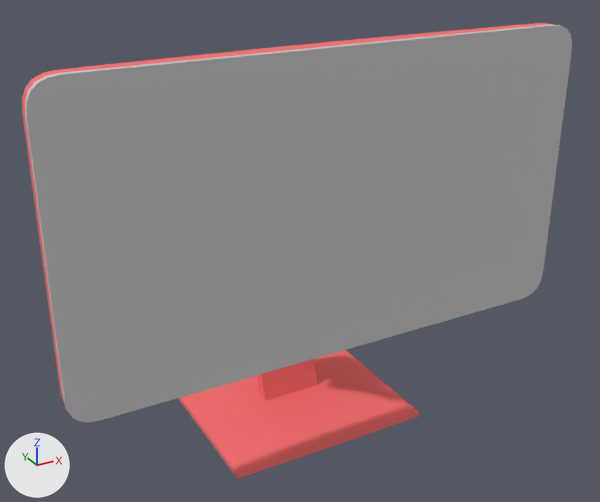
An edit to the FBX model Gamedev Detective (working title)/Assets/Art/Models/Monitor.FBX, drawn before and after from the same camera.
Both versions are drawn from a 50 mm lens placed at (-0.962, -0.567, 1.558), pointed at (-0.334, 0.574, 0.987). Arrows for +X, +Y and +Z are at lower left; the lights stay in place. Where no turn or scale is listed for an object, it has been applied to the vertices.

The scene before the commit, as lines of its bpy script (objects in view):
```python
me_mesh = bpy.data.meshes.new('Mesh')
me_mesh.from_pydata(...)  # 371 vertices, 694 faces; spans x -0.44..0.44, y -0.12..0.17, z -0.348..0.338
# faces by material slot: [456, 238]
me_mesh.materials.append(mat_02___default)  # red #f66d6d
me_mesh.materials.append(mat_material__26)  # black #2e2e2e
me_mesh_001 = bpy.data.meshes.new('Mesh.001')
me_mesh_001.from_pydata(...)  # 96 vertices, 142 faces; spans x -0.44..0.44, y -0.333..-0.323, z -0.154..0.338
me_mesh_001.materials.append(mat_material__27)  # light grey #cacaca
ob_monitor = bpy.data.objects.new('Monitor', me_mesh)
ob_monitor.location = (-0.338, 0.567, 1.015)
ob_monitor_screen = bpy.data.objects.new('Monitor Screen', me_mesh_001)
ob_monitor_screen.location = (-0.338, 0.77, 1.015)
```
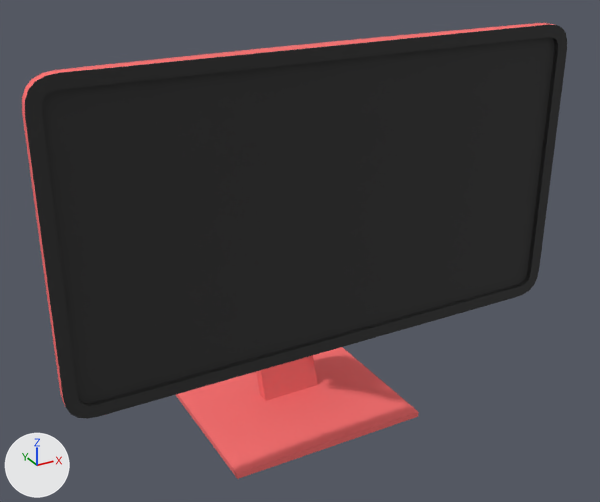
Where the newer file only moved an object's origin or applied its transform, the numbers keep the older frame.

Patch to the scene script:
```diff
--- a/Gamedev Detective (working title)/Assets/Art/Models/Monitor.FBX.py
+++ b/Gamedev Detective (working title)/Assets/Art/Models/Monitor.FBX.py
@@ ob_monitor_screen @@
-ob_monitor_screen = bpy.data.objects.new('Monitor Screen', me_mesh_001)
-ob_monitor_screen.location = (-0.338, 0.77, 1.015)
```

Boxes [x1, y1, x2, y2] around the edits, measured in the pictures (600 x 502 px):
'Monitor Screen', deleted: before [25, 25, 572, 422]
'Monitor', unchanged, uncovered by the edit: before [22, 23, 555, 479]; after [22, 23, 567, 479]
